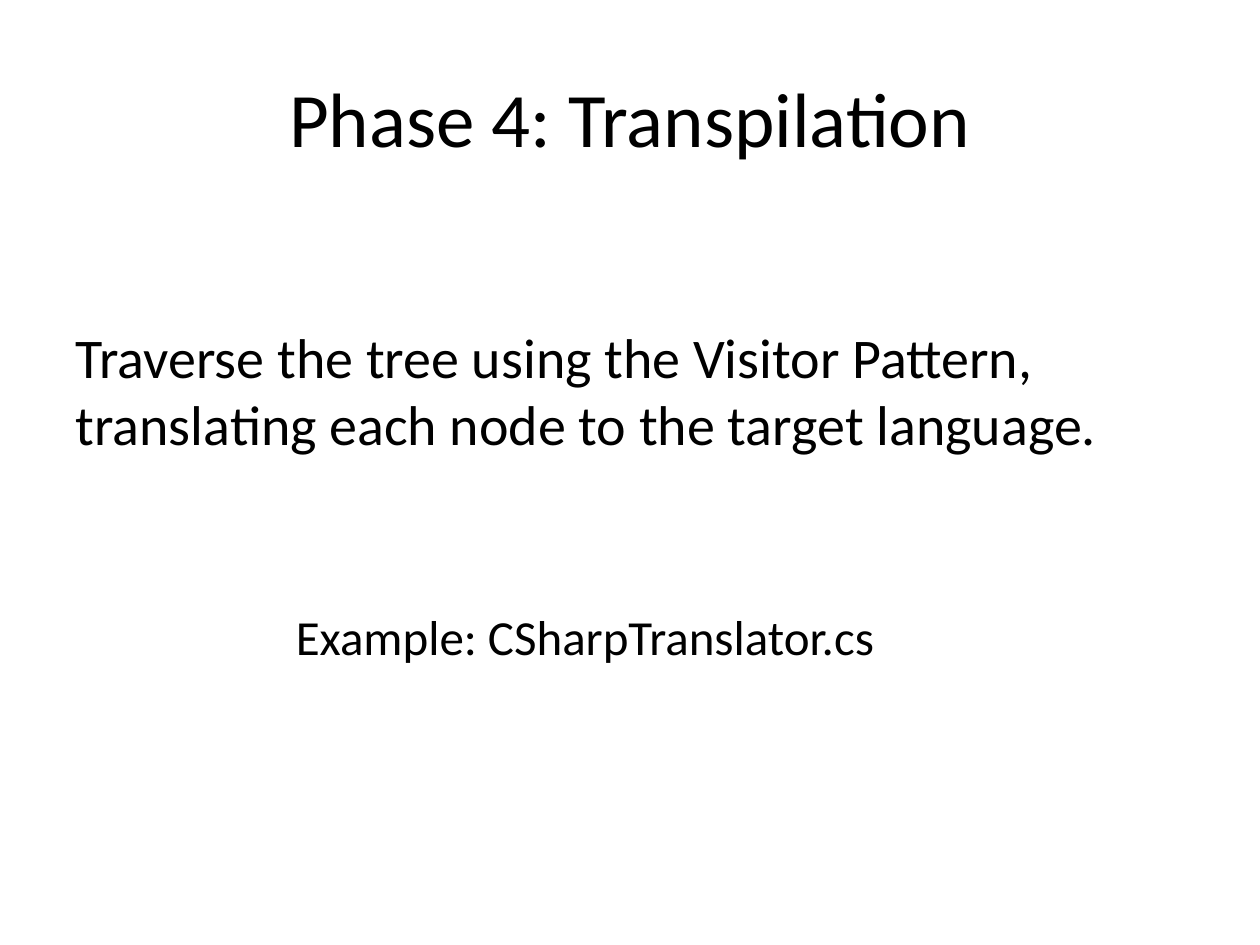
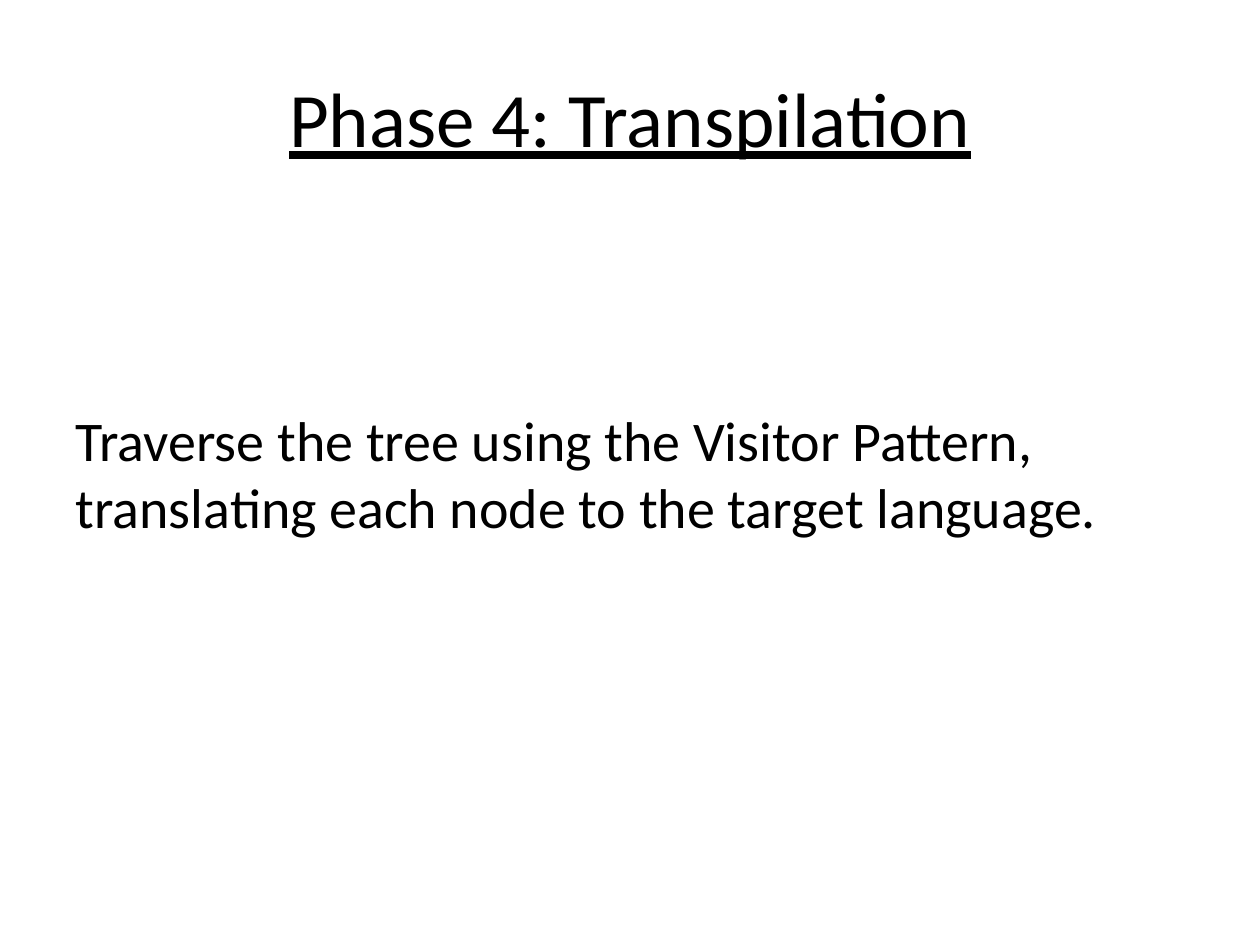
Before and after one commit to plioi/presentations, a slide deck: slide 19 of BuildingALanguage/BuildingALanguage.pptx (slide 18 before the commit). Drawn at 1260x945 pixels with LibreOffice and Linux fonts; fonts in the diff are those of the drawing. Boxes give left, top, right and bottom in pixels: in the first picture for what was removed or moved away, otherwise in the second. Text is boxed around its words. In the diff, an @@ line names an element or a change of style, - is before the commit and + after.

Commit message:
Update presentation 'Building a Language' - ADNUG October 2012

```diff
--- a/BuildingALanguage/BuildingALanguage.pptx
+++ b/BuildingALanguage/BuildingALanguage.pptx
@@ title "Phase 4: Transpilation" at (289, 93, 970, 160): underline on @@
@@ text "Traverse the tree using the ...": place and size @@
-text "Traverse the tree using the ..." at (76, 339, 1095, 455)
+text "Traverse the tree using the ..." at (76, 422, 1095, 538)
@@ text removed at (296, 621, 874, 663) @@
-Example: CSharpTranslator.cs
```
Also in this commit, not shown: 10 other slides changed, 2 slides added, 1 slide removed.
